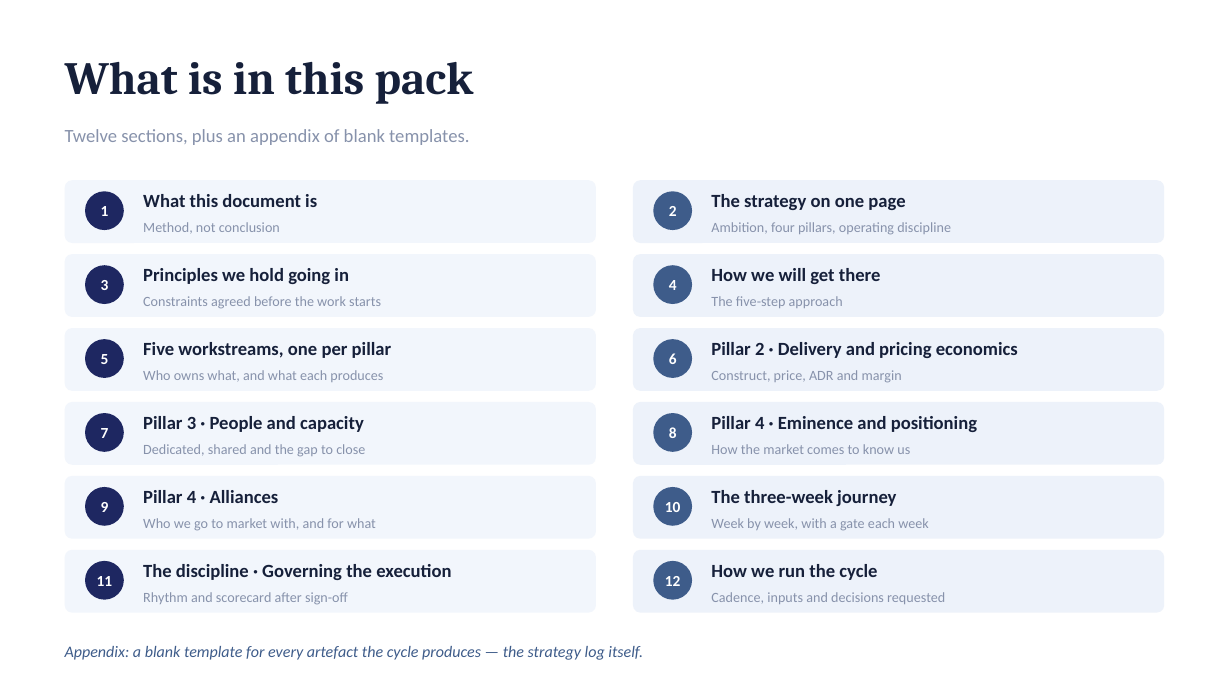
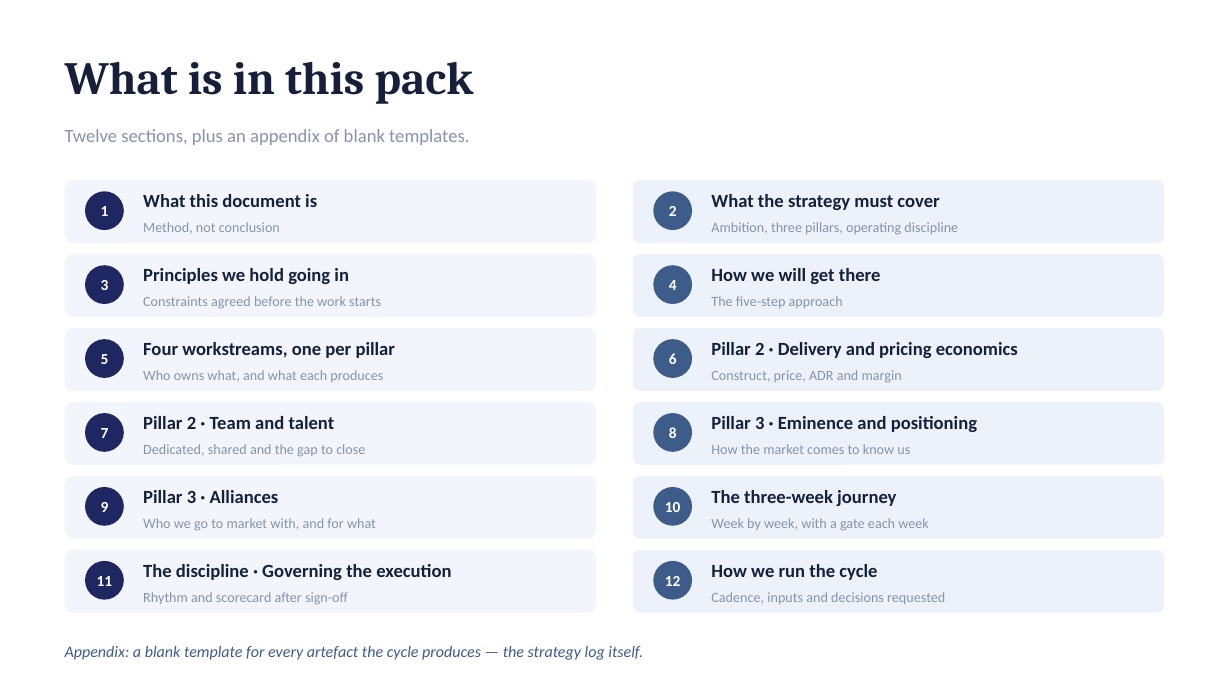
Before and after one commit to dhajjar-cyber/bae, a slide deck: slide 2 of FSI strategy/EAIND-FSI-Strategy-Development-Plan.pptx. Drawn at 1232x693 pixels with LibreOffice and Linux fonts; fonts in the diff are those of the drawing. Boxes give left, top, right and bottom in pixels: in the first picture for what was removed or moved away, otherwise in the second. Text is boxed around its words. In the diff, an @@ line names an element or a change of style, - is before the commit and + after.

```diff
--- a/FSI strategy/EAIND-FSI-Strategy-Development-Plan.pptx
+++ b/FSI strategy/EAIND-FSI-Strategy-Development-Plan.pptx
@@ text at (x1=711, y1=194, x2=939, y2=210): text changed @@
-The strategy on one page
+What the strategy must cover
@@ text at (x1=711, y1=222, x2=958, y2=234): text changed @@
-Ambition, four pillars, operating discipline
+Ambition, three pillars, operating discipline
@@ text at (x1=143, y1=342, x2=395, y2=358): text changed @@
-Five workstreams, one per pillar
+Four workstreams, one per pillar
@@ text at (x1=143, y1=416, x2=335, y2=429): text changed @@
-Pillar 3 · People and capacity
+Pillar 2 · Team and talent
@@ text at (x1=711, y1=416, x2=977, y2=432): text changed @@
-Pillar 4 · Eminence and positioning
+Pillar 3 · Eminence and positioning
@@ text at (x1=143, y1=490, x2=279, y2=503): text changed @@
-Pillar 4 · Alliances
+Pillar 3 · Alliances
```
Also in this commit, not shown: 12 other slides changed, 1 slide added, 2 other files.
